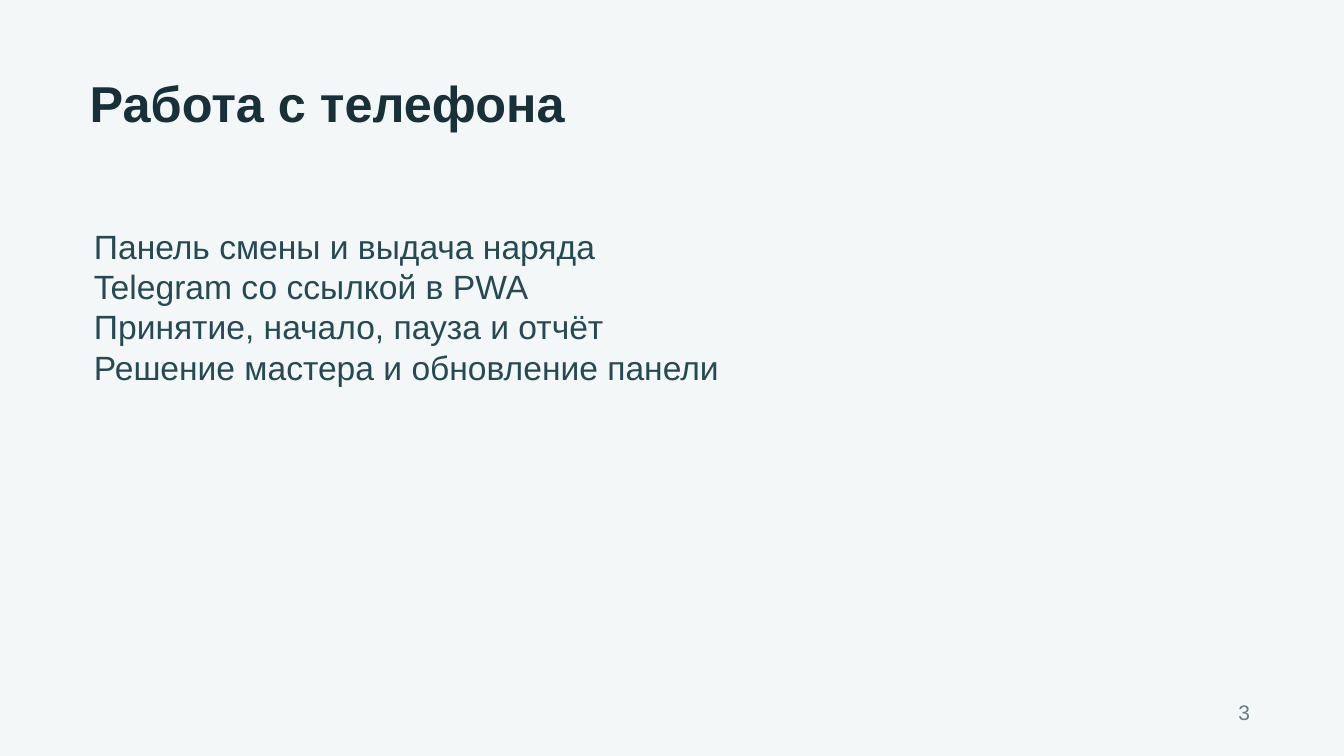
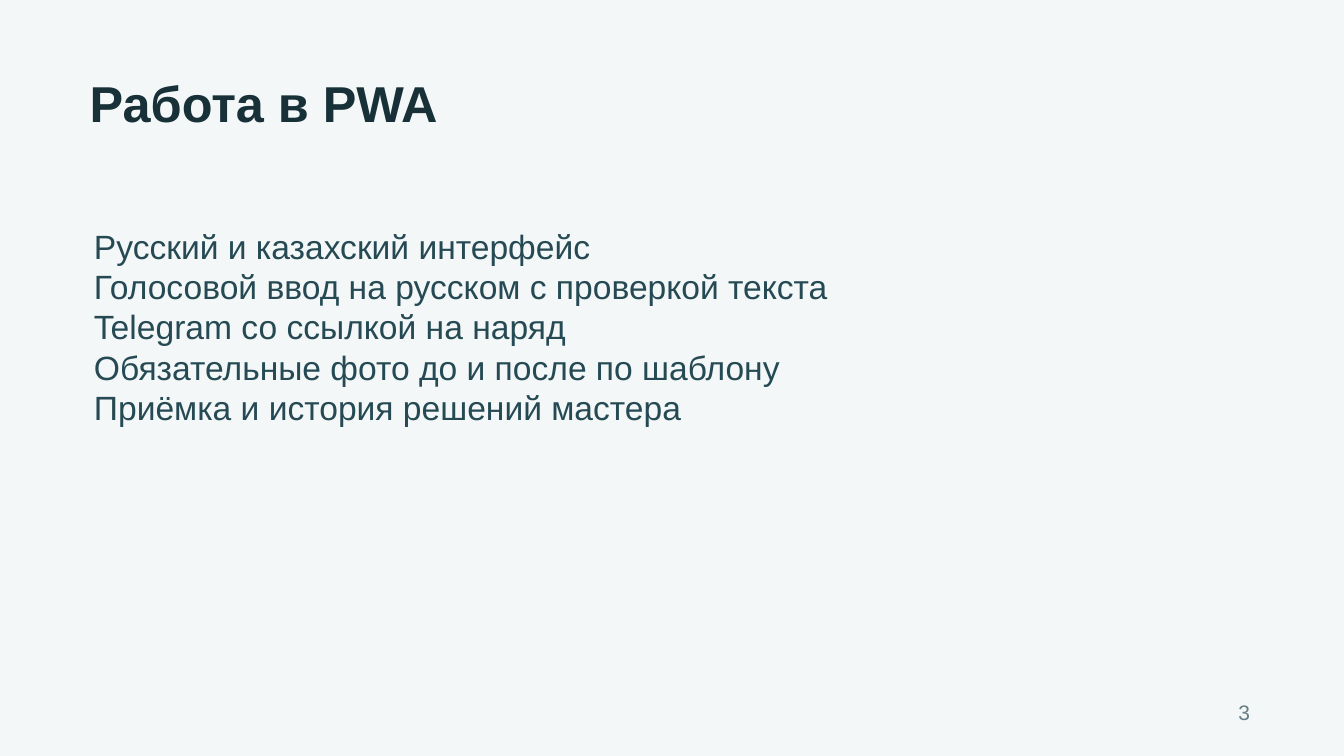
Before and after one commit to Ak1tava/QostHubHack, a slide deck: slide 3 of docs/delivery/presentation.pptx. Drawn at 1344x756 pixels with LibreOffice and Linux fonts; fonts in the diff are those of the drawing. Boxes give left, top, right and bottom in pixels: in the first picture for what was removed or moved away, otherwise in the second. Text is boxed around its words. In the diff, an @@ line names an element or a change of style, - is before the commit and + after.

```diff
--- a/docs/delivery/presentation.pptx
+++ b/docs/delivery/presentation.pptx
@@ text at (x1=90, y1=85, x2=438, y2=123): text changed @@
-Работа с телефона
+Работа в PWA
@@ text at (x1=94, y1=234, x2=827, y2=427): text changed @@
-Панель смены и выдача наряда
-Telegram со ссылкой в PWA
-Принятие, начало, пауза и отчёт
-Решение мастера и обновление панели
+Русский и казахский интерфейс
+Голосовой ввод на русском с проверкой текста
+Telegram со ссылкой на наряд
+Обязательные фото до и после по шаблону
+Приёмка и история решений мастера
```
Also in this commit, not shown: 2 other slides changed, 2 other files.
